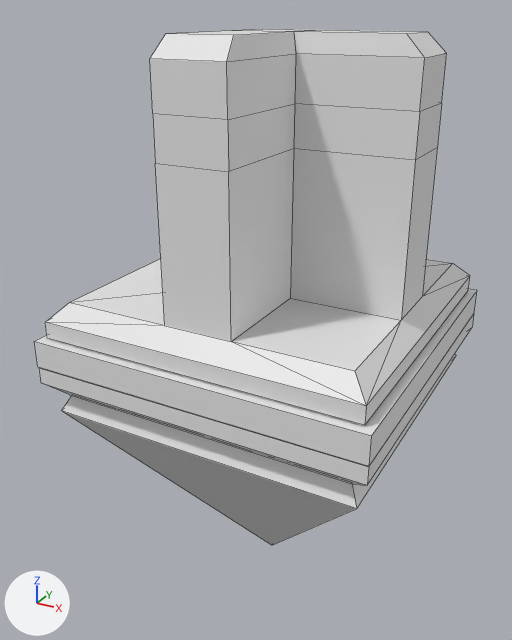
The FBX model Assets/Project/NewVisuals/Models/Environment/Wall_Tile_Turn.fbx: old version first, new version second.
The view is the same before and after, from a camera (50 mm lens) standing at (0.917, -1.783, 0.752) and looking at (-0.081, 0.031, -0.155). Arrows for +X, +Y and +Z are at lower left; the lights stay in place. Mesh edges are drawn as thin lines. Where no turn or scale is listed for an object, it has been applied to the vertices.

Before the edit, the objects in view are built like this:
```python
me_mesh = bpy.data.meshes.new('Mesh')
me_mesh.from_pydata(...)  # 81 vertices, 78 faces; spans x -0.5..0.5, y -0.5..0.5, z -1.01..0.7
ob_turn = bpy.data.objects.new('turn', me_mesh)
ob_turn.location = (0.0, 0.0, 0.0)
```
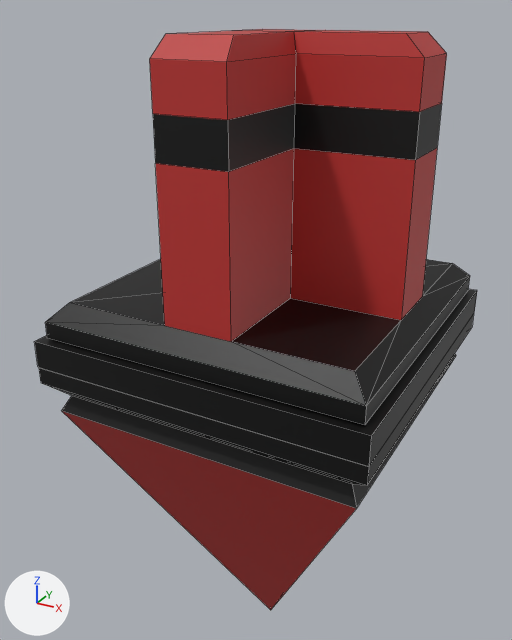
The edits, one by one:
Picture 'wall_tile_turn_DefaultMaterial_AlbedoTransparency.tga' (img_wall_tile_turn_defaultmaterial_albedotransparency_tga) is new.
Material 'Материал' (mat_материал) is new.
Its texture is img_wall_tile_turn_defaultmaterial_albedotransparency_tga.
me_mesh is used by ob_turn; location (0.0, 0.0, 0.0).
me_mesh had 81 vertices, 78 faces and spanned x -0.5..0.5, y -0.5..0.5, z -1.01..0.7.
me_mesh now has 81 vertices, 78 faces and spans x -0.5..0.5, y -0.5..0.5, z -1.31..0.7.
Part 1, on me_mesh:
Vertex 4 of me_mesh moves from (0.0, 0.0, -1.01) at pixel (271, 545) to (0.0, 0.0, -1.31) at pixel (270, 610).
me_mesh part 2: texture (UV) coordinates of 26 of 78 faces, centred in x -0.1..0.42, y -0.43..0.09, z 0.21..0.7, changed; they spanned u 0.0..0.78, v 0.07..0.93 and now span u 0.51..0.83, v 0.3..0.96.
me_mesh now uses material mat_материал (picture img_wall_tile_turn_defaultmaterial_albedotransparency_tga).

What differs and where, as boxes (x1, y1, x2, y2) in the pictures (512 x 640 px; the box of a moved part takes in the faces that stretch with it):
'turn', recoloured, reshaped, surface changed (13% taller)
    before: (34, 29, 477, 545)
    after: (34, 29, 477, 610)
part 1 of me_mesh, moved or reshaped
    before: (62, 411, 356, 545)
    after: (62, 411, 356, 610)
part 2 of me_mesh, surface changed (grey to red)
    both: (150, 29, 447, 341)
